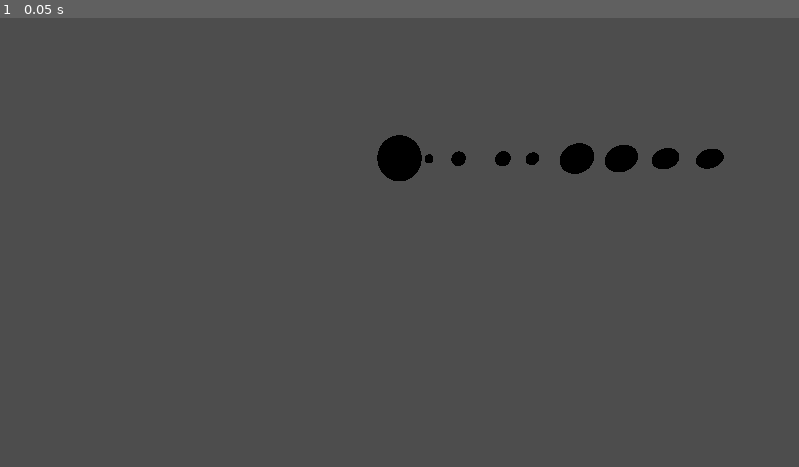
Above: before the commit, frame 1.
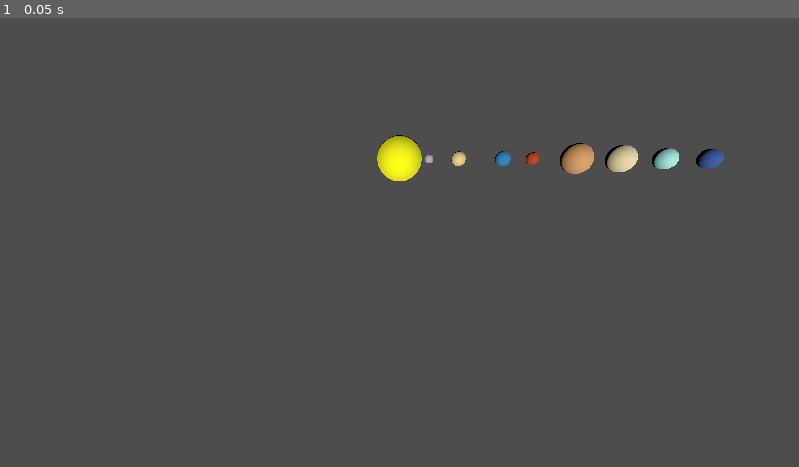
Above: after the commit, the same moment.

Repository: alexgag876200/Projet-Final-Systeme-solaire
Game: Godot game, scene res://système_solaire.tscn
Same seed, same stepped clock (60 frames per second), same inputs: the game is played once before the commit and once after it.
Inputs:
- Up to frame 1 (0.05 s): no input

The runs differ from the first frame. In frame 1, 1.2% of the frame differs, in the area x 47-91%, y 26-37%.

Commit message:
rotation et accélération

Diff:
--- a/système-solaire/données_planètes_scene_base.gd
+++ b/système-solaire/données_planètes_scene_base.gd
@@ -1,4 +1,4 @@
-extends RigidBody3D
+extends Node3D
 @export var vitesse_rotation: float
 
 # Called when the node enters the scene tree for the first time.
@@ -8,4 +8,4 @@
 
 # Called every frame. 'delta' is the elapsed time since the previous frame.
 func _process(delta: float) -> void:
-	rotation.y += deg_to_rad(delta*vitesse_rotation)
+	rotation.y += deg_to_rad(vitesse_rotation)*delta
--- a/système-solaire/mouvement_astre.gd
+++ b/système-solaire/mouvement_astre.gd
@@ -39,7 +39,7 @@
 var a_i: Vector3
 
 
-
+var temps_sec_mois: float= 2592000
 var temps_ecoule: float = 0.0
 var k1: Vector3
 var k2: Vector3
@@ -72,26 +72,18 @@
 
 
 
-func acceleration(position_rellee: Vector3) -> Vector3:
-	"""Calcule l'accélération gravitationnelle exercée sur le corps selon sa position
-
-	Paramètre:
-	position_reelle : sa position dans l'espace en m
-
-	Retour:
-	L'accélération gravitationnelle exercée sur le corps en m/s^2
-	"""
+func acceleration(position_reelle: Vector3) -> Vector3:
 	var a = Vector3.ZERO
 	for corps in autres_corps:
-
-		var facteur = -G * masse_soleil / (position_rellee.length()**3)
-		a += (position_rellee - corps.position) * facteur
+		var r_ij = corps.r_i - position_reelle   # vecteur vers l'autre corps, en mètres
+		var dist = r_ij.length()
+		if dist < 1e3:
+			continue
+		a += G * corps.masse / dist**3 * r_ij
 	return a
 func runge_kotta(temps_dernier_ecran):
 		#Nombre de période à simuler dans l'écran
-	var nb_periode = temps_dernier_ecran  * periode / periode_relative
-	#Pas de la simulation
-	var dt = nb_periode / etapes_calcul_par_ecran
+	var dt = temps_dernier_ecran / float(etapes_calcul_par_ecran)
 
 	for i in range(etapes_calcul_par_ecran):
 		# k1
@@ -117,13 +109,13 @@
 
 
 func _ready() -> void:
-	r_i = Vector3(perihelie,0,0)
-	v_i = Vector3(vitesse_perihelie,0,0)
-
+	r_i = Vector3(perihelie, 0, 0)
+	v_i = Vector3(0, 0, vitesse_perihelie * 1000.0)
+	periode = periode_orbitale
 # Called every frame. 'delta' is the elapsed time since the previous frame.
 
 
 
 func _process(delta: float) -> void:
-	runge_kotta(etapes_calcul_par_ecran)
+	runge_kotta(delta * temps_sec_mois)
 	position = conv_position_reelle_a_simulee(r_i)
--- a/système-solaire/système_solaire.tscn
+++ b/système-solaire/système_solaire.tscn
@@ -40,4 +40,8 @@
 transform = Transform3D(7, 0, 0, 0, 7, 0, 0, 0, 7, 90, 0, 0)
 
 [node name="Neptune" parent="." unique_id=58027044 instance=ExtResource("9_8r7bp")]
-transform = Transform3D(6.5, 0, 0, 0, 6.4967926423772555, -0.20416993400783506, 0, 0.20416993400783506, 6.4967926423772555, 105, 0, 0)
+transform = Transform3D(6.5, 0, 0, 0, 6.4967926423772555, -0.20416993400783504, 0, 0.20416993400783504, 6.4967926423772555, 105, 0, 0)
+
+[node name="DirectionalLight3D" type="DirectionalLight3D" parent="." unique_id=1433912278]
+shadow_enabled = true
+sky_mode = 1
